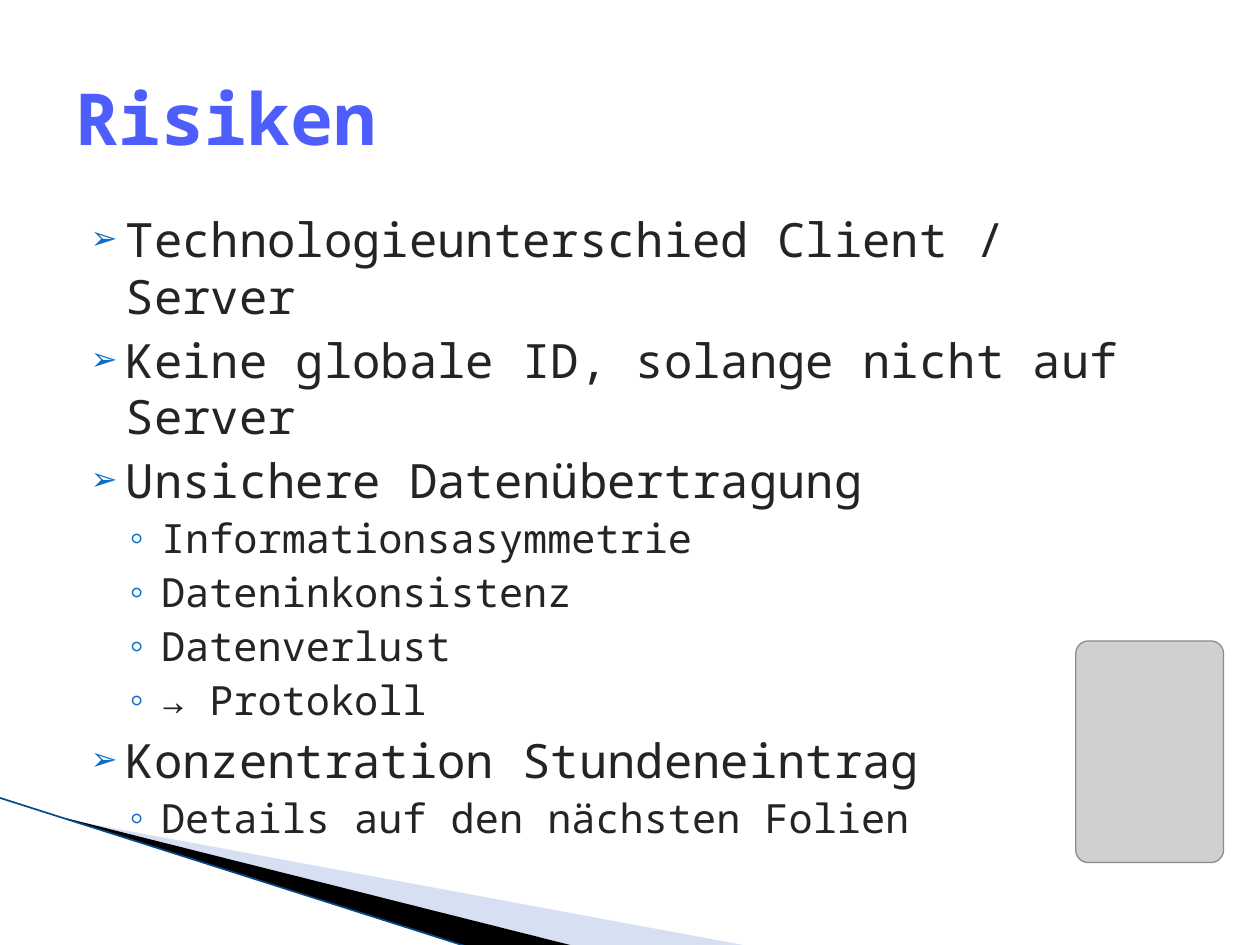
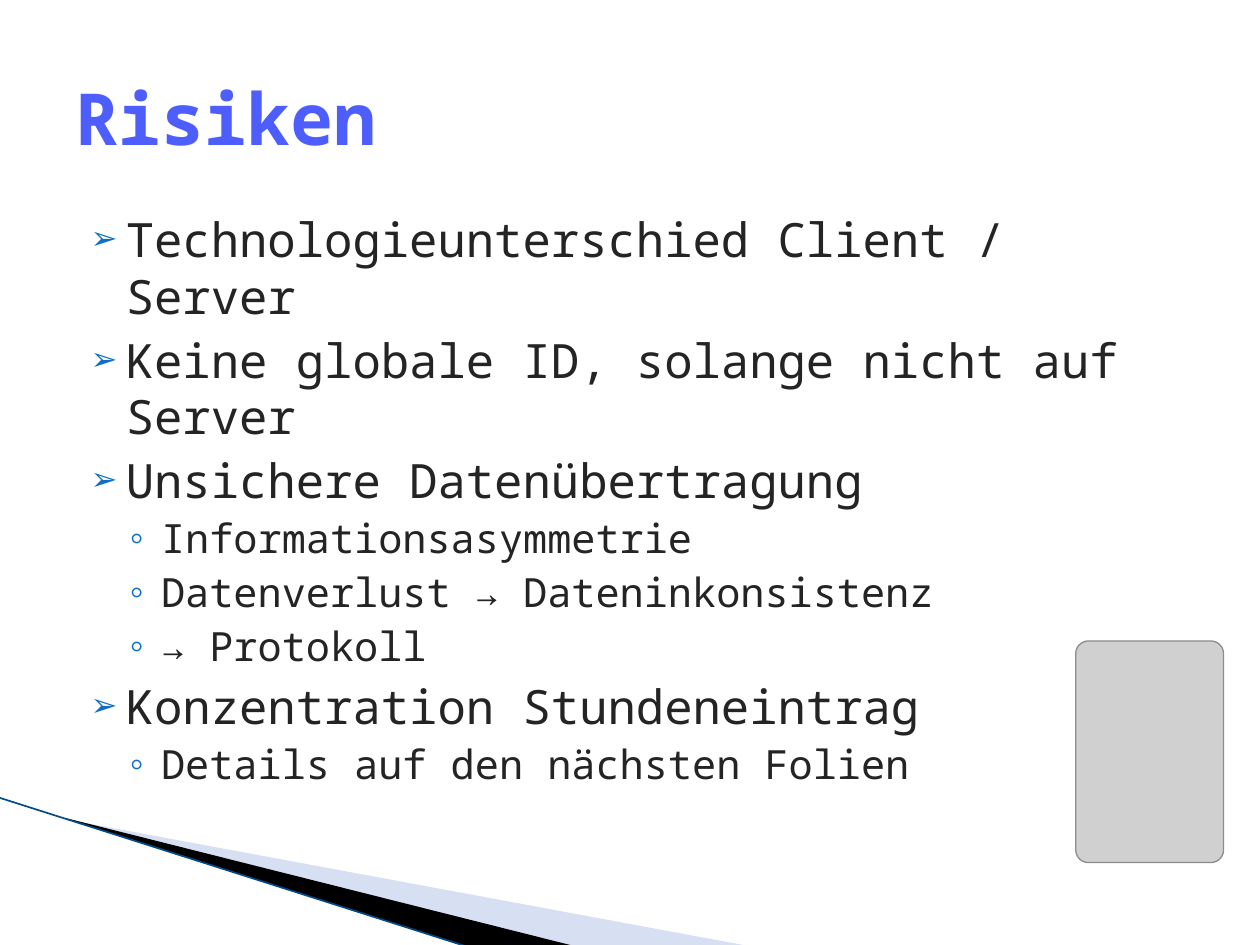
Before and after one commit to lukaselmer/hsr-mrt-software-engineering-2-project, a slide deck: slide 4 of doc/05_Design/praesentation_ms3.pptx. Drawn at 1260x945 pixels with LibreOffice and Linux fonts; fonts in the diff are those of the drawing; grey boxes stand for pictures; background and template pictures are left out. Boxes give left, top, right and bottom in pixels: in the first picture for what was removed or moved away, otherwise in the second. Text is boxed around its words. In the diff, an @@ line names an element or a change of style, - is before the commit and + after.

```diff
--- a/doc/05_Design/praesentation_ms3.pptx
+++ b/doc/05_Design/praesentation_ms3.pptx
@@ text at box(161, 576, 933, 608): text changed @@
-  ◦ Dateninkonsistenz
-  ◦ Datenverlust
+  ◦ Datenverlust → Dateninkonsistenz
```
Also in this commit, not shown: 5 other slides changed, 3 slides added, 5 slides removed.
